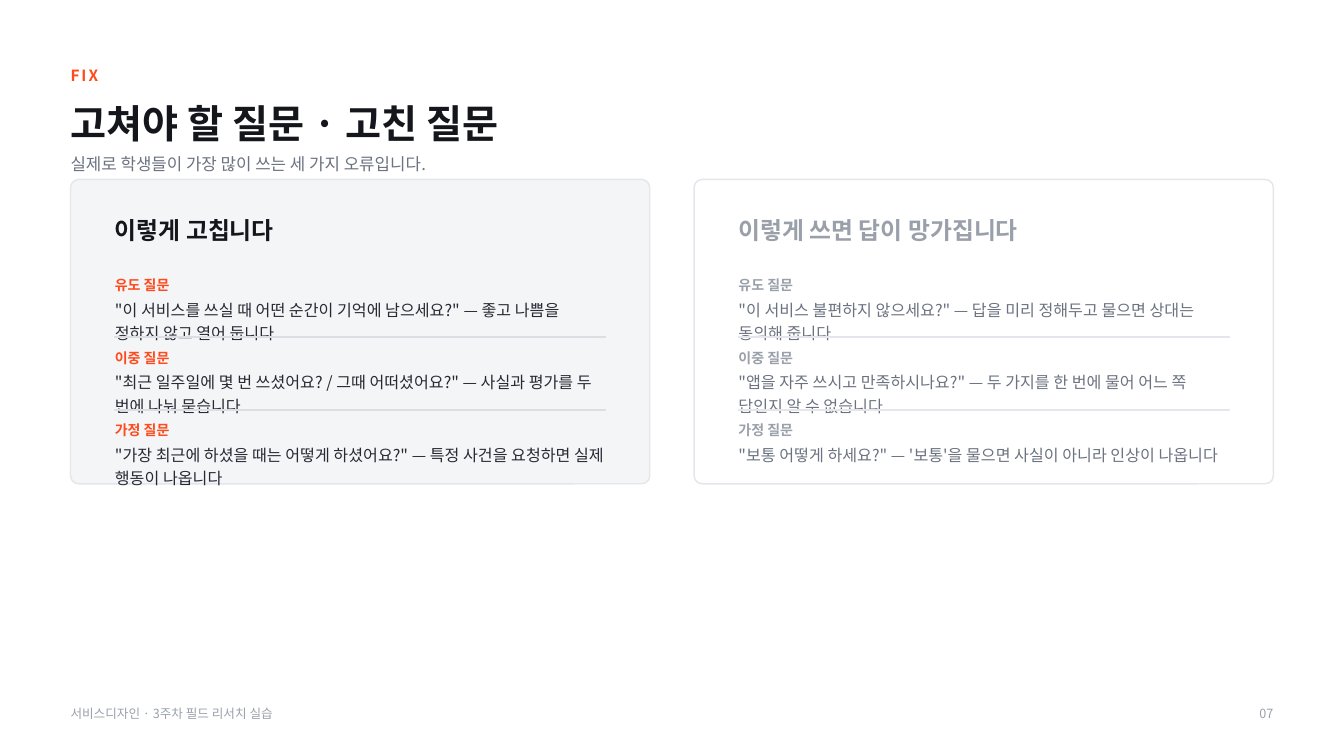
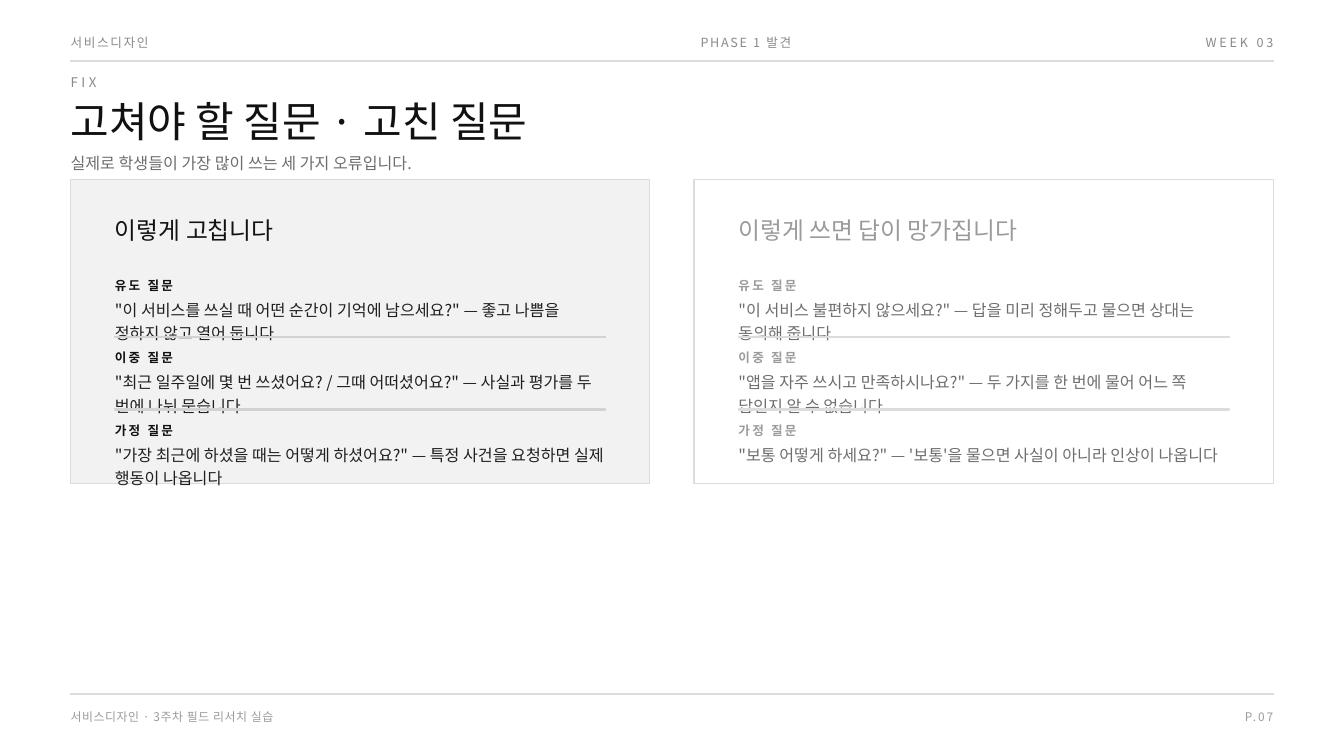
Before and after one commit to design-eng/MIN.D, a slide deck: slide 10 of dist/weeks/서비스디자인_03주차_필드리서치.pptx. Drawn at 1344x756 pixels with LibreOffice and Linux fonts; fonts in the diff are those of the drawing. Boxes give left, top, right and bottom in pixels: in the first picture for what was removed or moved away, otherwise in the second. Text is boxed around its words. In the diff, an @@ line names an element or a change of style, - is before the commit and + after.

```diff
--- a/dist/weeks/서비스디자인_03주차_필드리서치.pptx
+++ b/dist/weeks/서비스디자인_03주차_필드리서치.pptx
@@ text added at <box>71,36,149,48</box>, 9 pt, text #8A8A8A @@
+서비스디자인
@@ text added at <box>701,37,791,48</box>, 9 pt, text #8A8A8A @@
+PHASE 1 발견
@@ text added at <box>1206,38,1274,47</box>, 9 pt, text #8A8A8A @@
+WEEK 03
@@ text "FIX": place and size @@
-text "FIX" at <box>71,69,99,81</box>
+text "FIX" at <box>71,77,97,87</box>
@@ text "FIX" at <box>71,77,97,87</box>: size 11 to 9.5 pt, text colour #FF4A1C to #8A8A8A, letter spacing 1.4 to 2.6 pt, bold off @@
@@ rectangle added at <box>71,60,1273,62</box>, fill #DCDCDC, outline #DCDCDC 1 pt @@
@@ text "고쳐야 할 질문 · 고친 ..." at <box>71,102,527,141</box>: size 28 to 30 pt, text colour #14161B to #111111, bold off @@
@@ text "실제로 학생들이 가장 많이 쓰는 ..." at <box>71,155,412,171</box>: size 12 to 11.5 pt, text colour #6B7280 to #6E6E6E @@
@@ rounded rectangle removed at <box>71,179,650,484</box> @@
@@ rectangle added at <box>71,179,650,484</box>, fill #F2F2F2, outline #DCDCDC 1 pt @@
@@ rounded rectangle removed at <box>695,179,1274,484</box> @@
@@ rectangle added at <box>695,179,1274,484</box>, fill #FFFFFF, outline #DCDCDC 1 pt @@
@@ text "이렇게 고칩니다" at <box>115,219,274,241</box>: text colour #14161B to #111111, bold off @@
@@ text "이렇게 쓰면 답이 망가집니다" at <box>738,219,1018,241</box>: text colour #9AA0AA to #9B9B9B, bold off @@
@@ rectangle at <box>115,337,606,338</box>: fill #DCDEE3 to #D2D2D2; outline #DCDEE3 1 pt to #D2D2D2 1 pt @@
@@ rectangle at <box>739,337,1230,338</box>: fill #E4E6EB to #DCDCDC; outline #E4E6EB 1 pt to #DCDCDC 1 pt @@
@@ size 10 to 9 pt, text colour #FF4A1C to #111111, letter spacing 0 to 1.6 pt in 3 elements at <box>115,279,173,291</box>, <box>115,351,173,363</box>, <box>115,424,173,436</box> @@
@@ rectangle at <box>115,409,606,410</box>: fill #DCDEE3 to #D2D2D2; outline #DCDEE3 1 pt to #D2D2D2 1 pt @@
@@ size 10 to 9 pt, text colour #9AA0AA to #9B9B9B, letter spacing 0 to 1.6 pt in 3 elements at <box>738,279,796,291</box>, <box>738,351,796,363</box>, <box>738,424,796,436</box> @@
@@ rectangle at <box>739,409,1230,410</box>: fill #E4E6EB to #DCDCDC; outline #E4E6EB 1 pt to #DCDCDC 1 pt @@
@@ text colour #262A33 to #1F1F1F in 3 elements at <box>115,302,560,341</box>, <box>115,374,592,414</box>, <box>115,447,604,486</box> @@
@@ text colour #6B7280 to #6E6E6E in 3 elements at <box>738,302,1195,341</box>, <box>738,374,1187,414</box>, <box>738,447,1218,463</box> @@
@@ text "서비스디자인 · 3주차 필드 리서치 ..." at <box>71,711,273,722</box>: size 9 to 8.5 pt, text colour #9AA0AA to #9B9B9B, letter spacing 0 to 0.4 pt @@
@@ rectangle added at <box>71,694,1273,695</box>, fill #DCDCDC, outline #DCDCDC 1 pt @@
@@ text at <box>1245,712,1256,721</box>: text changed; size 9 to 8.5 pt; text colour #9AA0AA to #9B9B9B @@
-07
+P.07
```
Also in this commit, not shown: 16 other slides changed, 19 other files.
